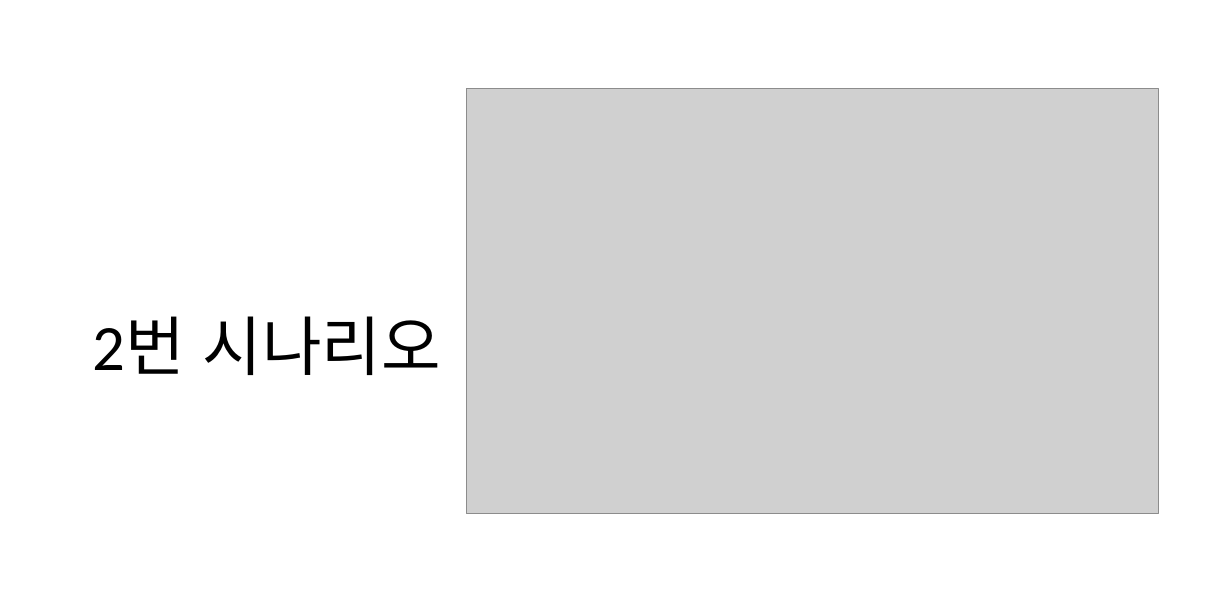
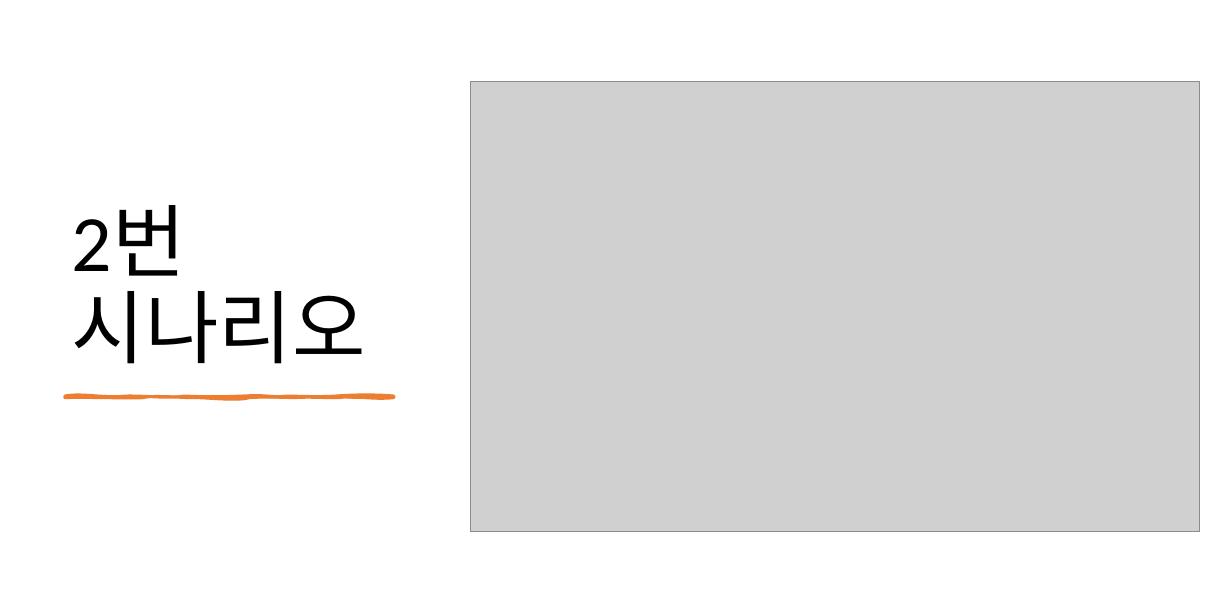
Before and after one commit to Tentailsahri/DT_FINAL_Project, a slide deck: slide 3 of 상태천이도.pptx. Drawn at 1232x616 pixels with LibreOffice and Linux fonts; fonts in the diff are those of the drawing; grey boxes stand for pictures. Boxes give left, top, right and bottom in pixels: in the first picture for what was removed or moved away, otherwise in the second. Text is boxed around its words. In the diff, an @@ line names an element or a change of style, - is before the commit and + after.

```diff
--- a/상태천이도.pptx
+++ b/상태천이도.pptx
@@ title "2번 시나리오": place and size @@
-title "2번 시나리오" at [92,316,441,375]
+title "2번 시나리오" at [72,205,366,364]
@@ title "2번 시나리오" at [72,205,366,364]: size 64 to 79 pt @@
@@ picture: place and size @@
-picture at [466,88,1158,514]
+picture at [470,82,1199,532]
@@ freeform shape added at [65,396,394,397], fill #ED7D31, outline #ED7D31 3 pt @@
```
Also in this commit, not shown: 6 other slides changed, 1 slide removed.
